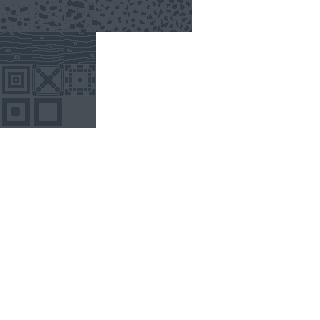
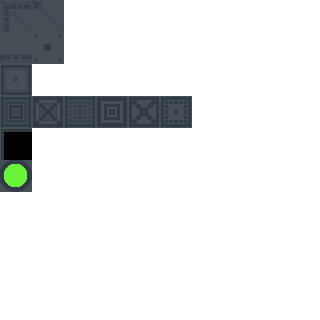
Layer changes from the first (320, 320) image to the second:
painted on "Arrière-plan" over [0, 0, 192, 192]
